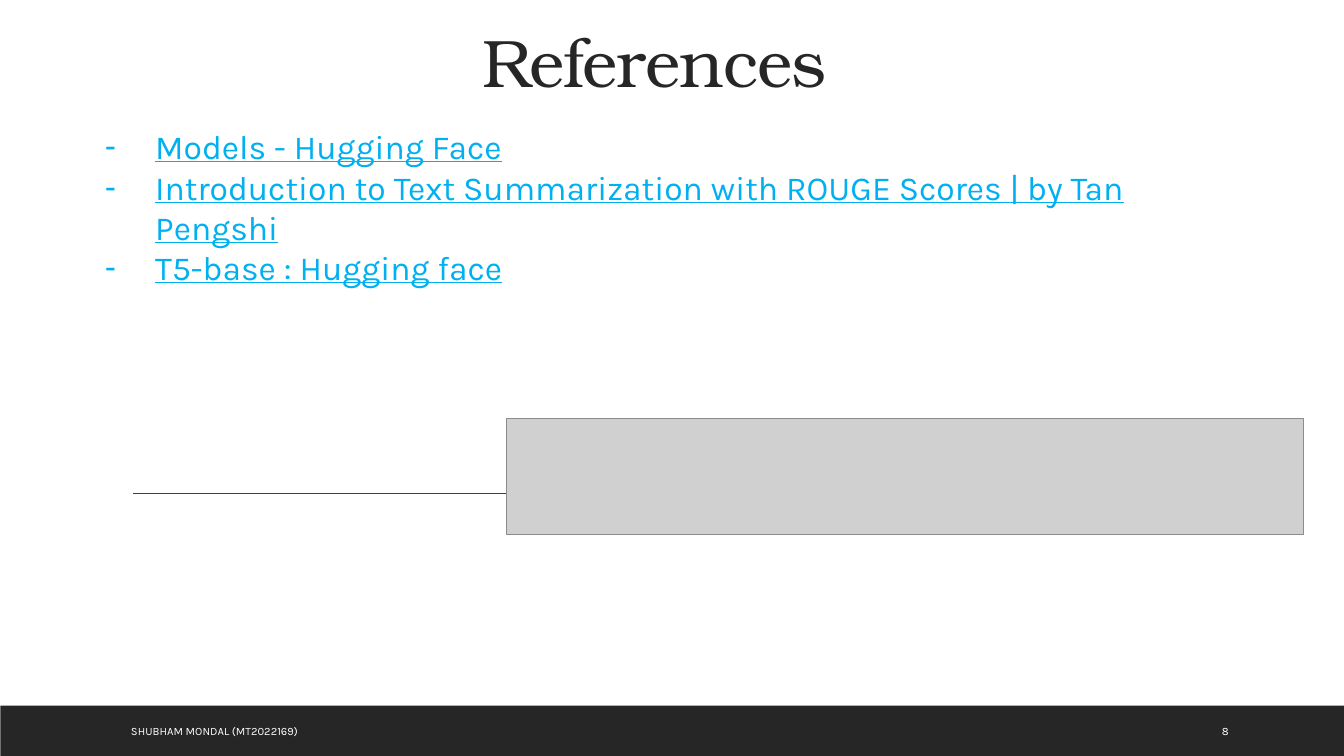
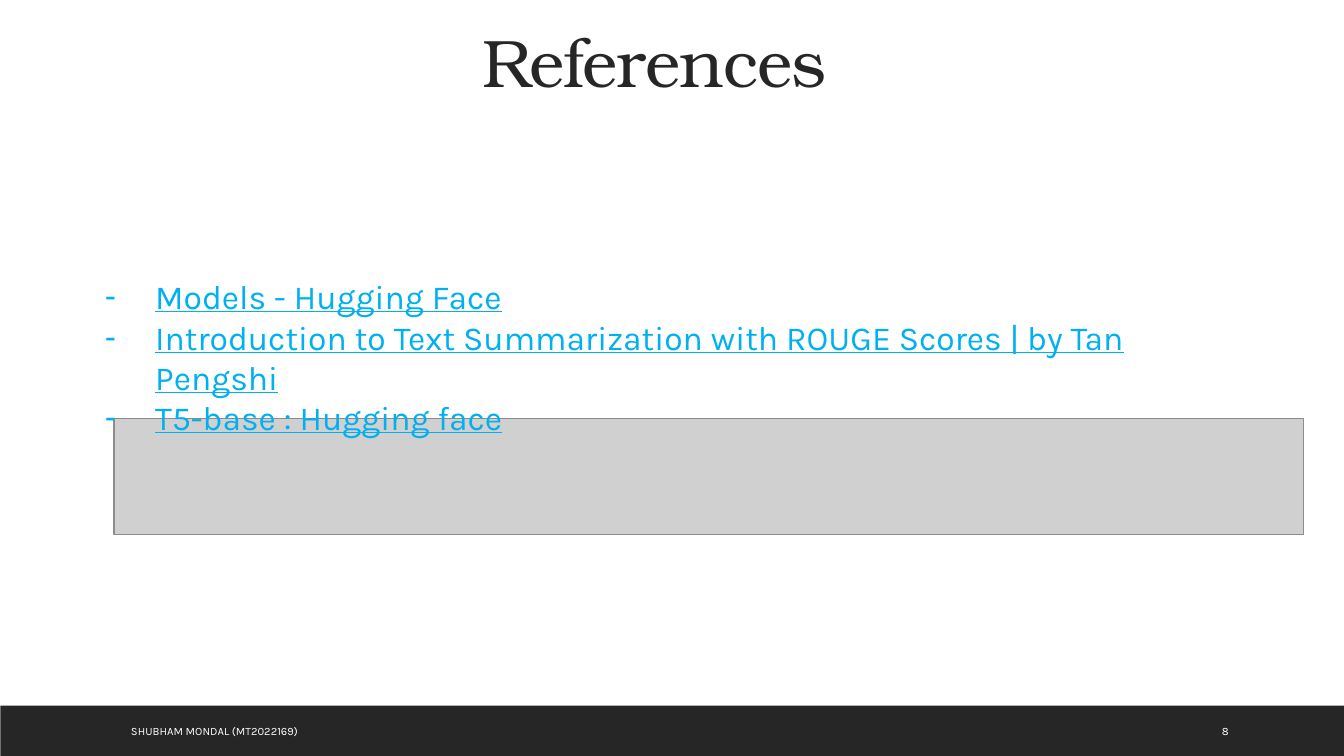
Before and after one commit to sm0223/tweet-summarisation, a slide deck: slide 8 of Abstractive Tweet Summarisation2.pptx. Drawn at 1344x756 pixels with LibreOffice and Linux fonts; fonts in the diff are those of the drawing; grey boxes stand for pictures. Boxes give left, top, right and bottom in pixels: in the first picture for what was removed or moved away, otherwise in the second. Text is boxed around its words. In the diff, an @@ line names an element or a change of style, - is before the commit and + after.

```diff
--- a/Abstractive Tweet Summarisation2.pptx
+++ b/Abstractive Tweet Summarisation2.pptx
@@ text "Models - Hugging Face" moved from (x1=155, y1=136, x2=1124, y2=289) to (x1=155, y1=286, x2=1124, y2=439) @@
@@ picture resized from (x1=506, y1=418, x2=1304, y2=534) to (x1=114, y1=418, x2=1304, y2=534) @@
@@ line removed from (133, 493) to (1222, 493) @@
```
Also in this commit, not shown: 1 slide added, 2 slides removed.
